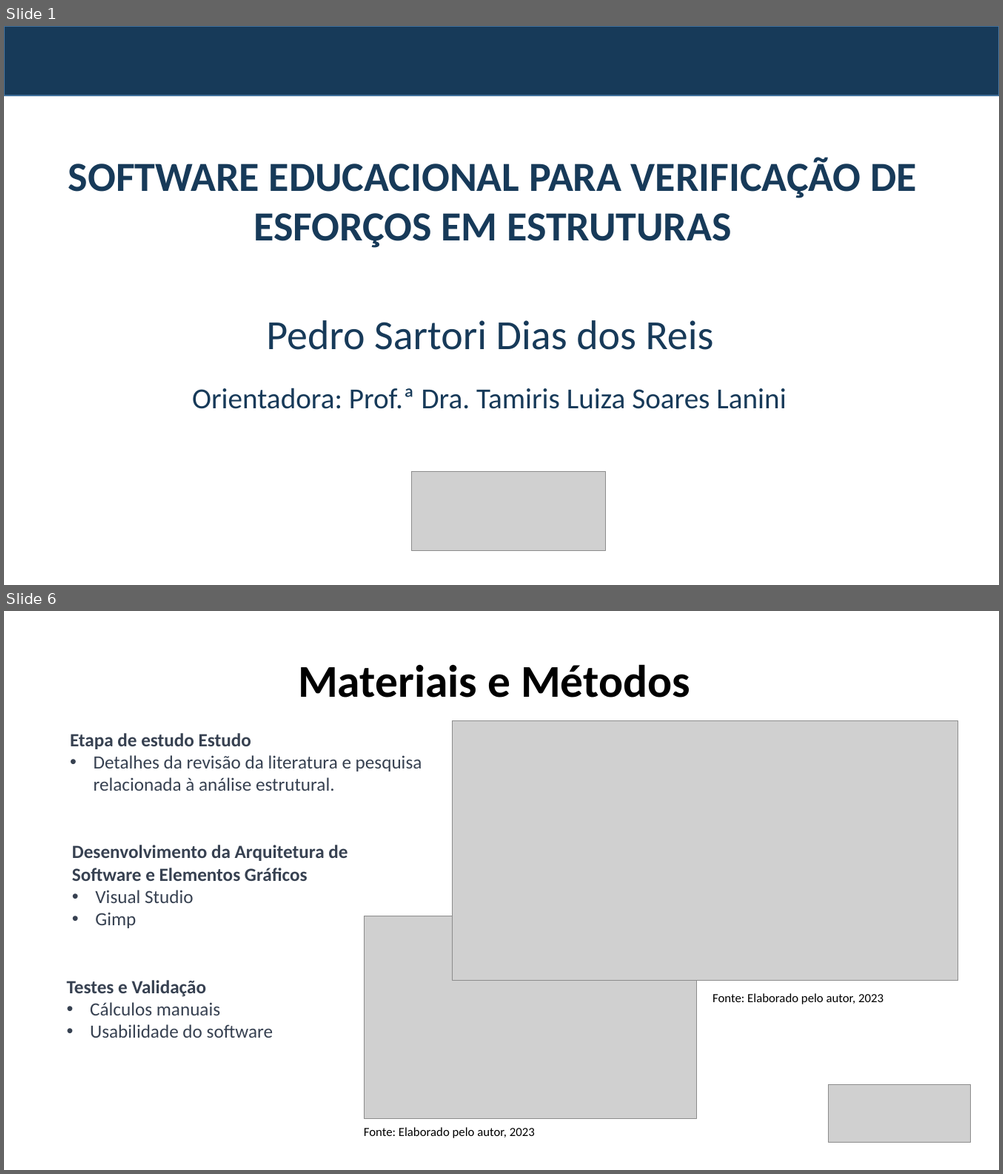
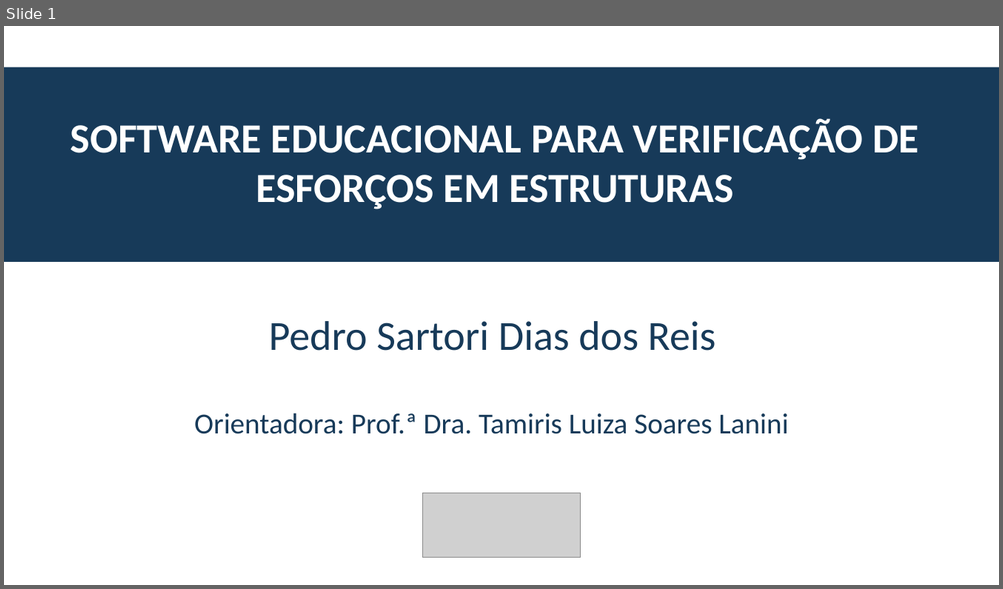
Before and after one commit to pedrosdr/TCC_Engenharia_Civil, a slide deck: apresentacao_tcc.pptx. Shown one above the other, each under a label of ours: slides 1 and 6 before the commit, slide 1 after it; the slides between them are not shown. The pictures are 1003x1174 and 1003x589 pixels, drawn with LibreOffice and Linux fonts; fonts in the diff are those of the drawing; grey boxes stand for pictures; background and template pictures are left out. Boxes give left, top, right and bottom in pixels: in the first picture for what was removed or moved away, otherwise in the second. Text is boxed around its words. In the diff, an @@ line names an element or a change of style, - is before the commit and + after.

```diff
--- a/apresentacao_tcc.pptx
+++ b/apresentacao_tcc.pptx
@@ slide 6 removed at (x1=4, y1=611, x2=999, y2=1170), background #FFFFFF @@
@@ text removed at (x1=298, y1=664, x2=690, y2=698) @@
-Materiais e Métodos
@@ picture removed at (x1=452, y1=721, x2=959, y2=981) @@
@@ text removed at (x1=70, y1=733, x2=422, y2=791) @@
-Etapa de estudo Estudo
-• Detalhes da revisão da literatura e pesquisa relacionada à análise estrutural.
@@ text removed at (x1=72, y1=845, x2=347, y2=928) @@
-Desenvolvimento da Arquitetura de Software e Elementos Gráficos
-• Visual Studio
-• Gimp
@@ picture removed at (x1=364, y1=916, x2=697, y2=1119) @@
@@ text removed at (x1=67, y1=980, x2=273, y2=1038) @@
-Testes e Validação
-• Cálculos manuais
-• Usabilidade do software
@@ text removed at (x1=712, y1=994, x2=883, y2=1005) @@
-Fonte: Elaborado pelo autor, 2023
@@ picture removed at (x1=828, y1=1085, x2=970, y2=1143) @@
@@ text removed at (x1=364, y1=1128, x2=535, y2=1139) @@
-Fonte: Elaborado pelo autor, 2023
@@ slide 1 changed as well @@
@@ rectangle removed at (x1=4, y1=26, x2=999, y2=96) @@
@@ rectangle added at (x1=4, y1=67, x2=999, y2=262), fill #173A59 @@
@@ text "SOFTWARE EDUCACIONAL PARA VERIFICAÇÃO DE ..." moved from (x1=68, y1=157, x2=916, y2=248) to (x1=71, y1=118, x2=919, y2=210) @@
@@ text "SOFTWARE EDUCACIONAL PARA VERIFICAÇÃO DE ..." at (x1=71, y1=118, x2=919, y2=210): text colour #173A59 to #FFFFFF @@
@@ text "Pedro Sartori Dias dos Reis" moved from (x1=266, y1=321, x2=714, y2=350) to (x1=269, y1=321, x2=716, y2=351) @@
@@ text "Orientadora: Prof.ª Dra. Tamiris Luiza ..." moved from (x1=192, y1=388, x2=785, y2=409) to (x1=194, y1=413, x2=788, y2=434) @@
@@ picture resized from (x1=412, y1=471, x2=606, y2=551) to (x1=423, y1=494, x2=580, y2=559) @@
```
Also in this commit, not shown: 1 other slide changed, 18 slides added, 8 other slides removed, 3 other files.
